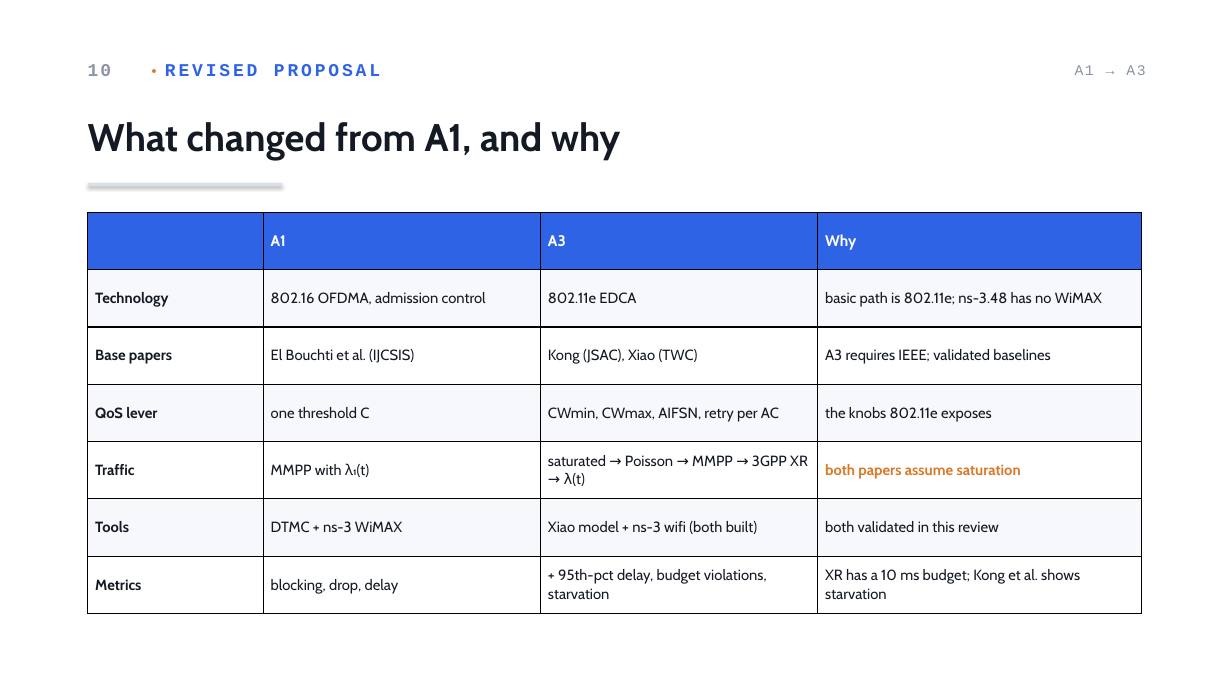
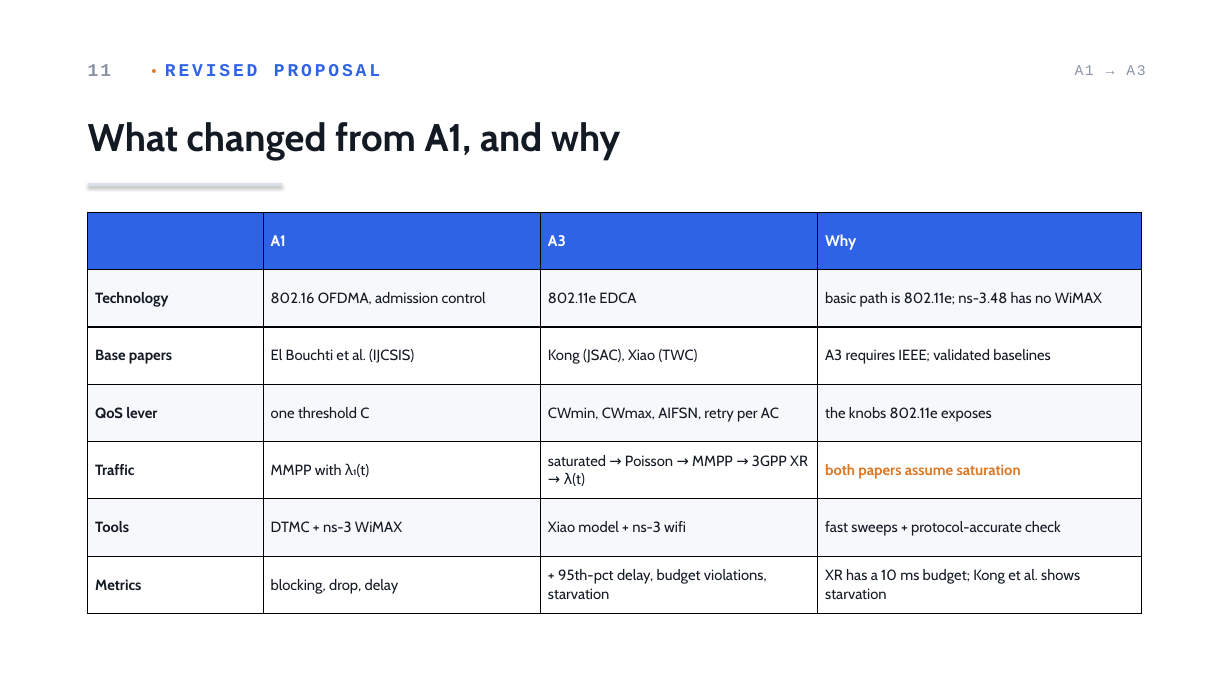
Before and after one commit to AhmadRifqi86/MWN-2026-M11402804-Rifqi, a slide deck: slide 12 of assets/ppt/a3-M11402804-AhmadRifqi.pptx (slide 11 before the commit). Drawn at 1232x693 pixels with LibreOffice and Linux fonts; fonts in the diff are those of the drawing. Boxes give left, top, right and bottom in pixels: in the first picture for what was removed or moved away, otherwise in the second. Text is boxed around its words. In the diff, an @@ line names an element or a change of style, - is before the commit and + after.

```diff
--- a/assets/ppt/a3-M11402804-AhmadRifqi.pptx
+++ b/assets/ppt/a3-M11402804-AhmadRifqi.pptx
@@ text at (88, 64, 380, 76): text changed @@
-10 • REVISED PROPOSAL
+11 • REVISED PROPOSAL
@@ table at (88, 213, 1141, 614) @@
-row 6, column 3: Xiao model + ns-3 wifi (both built)
+row 6, column 3: Xiao model + ns-3 wifi
-row 6, column 4: both validated in this review
+row 6, column 4: fast sweeps + protocol-accurate check
```
Also in this commit, not shown: 5 other slides changed, 3 slides added, 2 slides removed, 11 other files.
